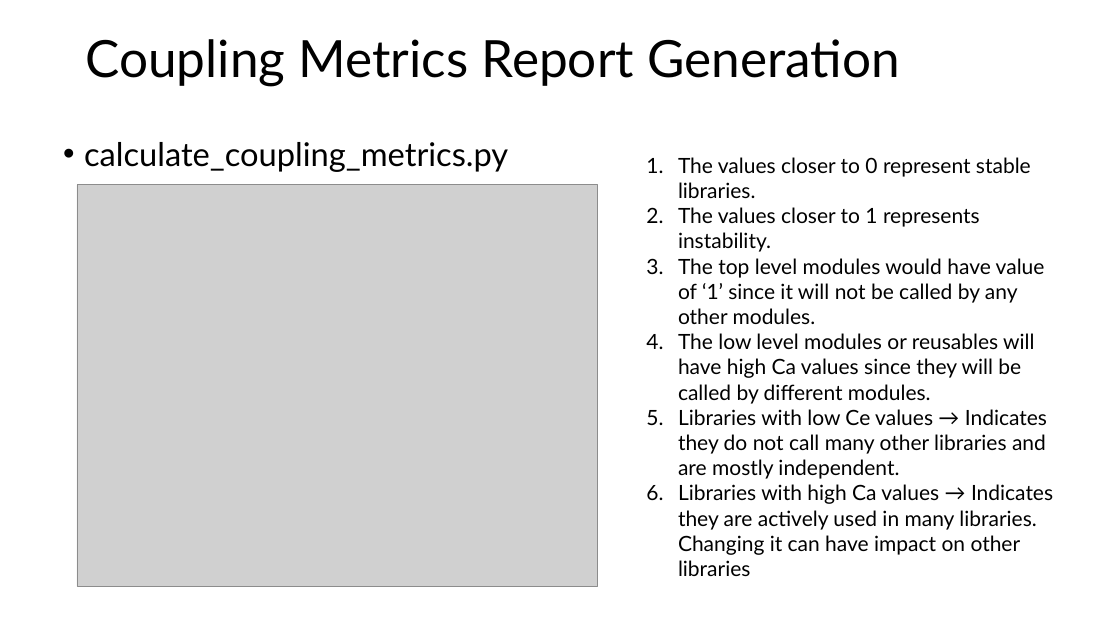
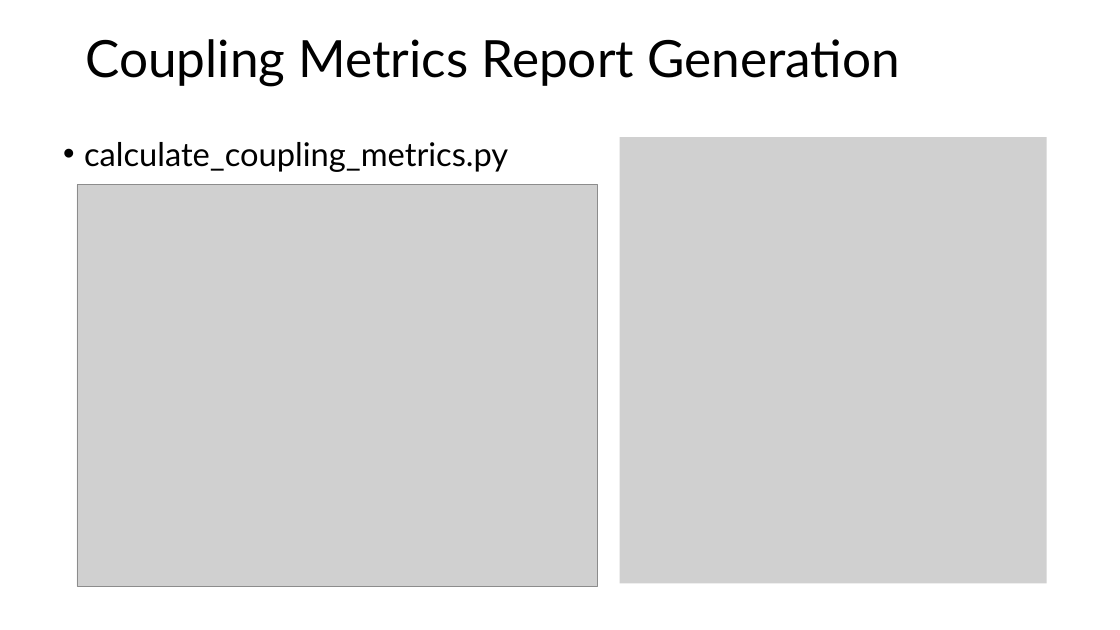
Before and after one commit to karthickshanmugarao/sw-deps-monitor, a slide deck: slide 31 of Docs/Automated Dependency Monitoring in CI Pipeline.pptx. Drawn at 1120x630 pixels with LibreOffice and Linux fonts; fonts in the diff are those of the drawing; grey boxes stand for pictures. Boxes give left, top, right and bottom in pixels: in the first picture for what was removed or moved away, otherwise in the second. Text is boxed around its words. In the diff, an @@ line names an element or a change of style, - is before the commit and + after.

```diff
--- a/Docs/Automated Dependency Monitoring in CI Pipeline.pptx
+++ b/Docs/Automated Dependency Monitoring in CI Pipeline.pptx
@@ picture added at <box>620,137,1047,583</box> @@
@@ text removed at <box>678,157,1053,576</box> @@
-1. The values closer to 0 represent stable libraries.
-2. The values closer to 1 represents instability.
-3. The top level modules would have value of ‘1’ since it will not be called by any other modules.
-4. The low level modules or reusables will have high Ca values since they will be called by different modules.
-5. Libraries with low Ce values → Indicates they do not call many other libraries and are mostly independent.
-6. Libraries with high Ca values → Indicates they are actively used in many libraries. Changing it can have impact on other libraries
```
Also in this commit, not shown: 13 other slides changed, 1 slide added.
